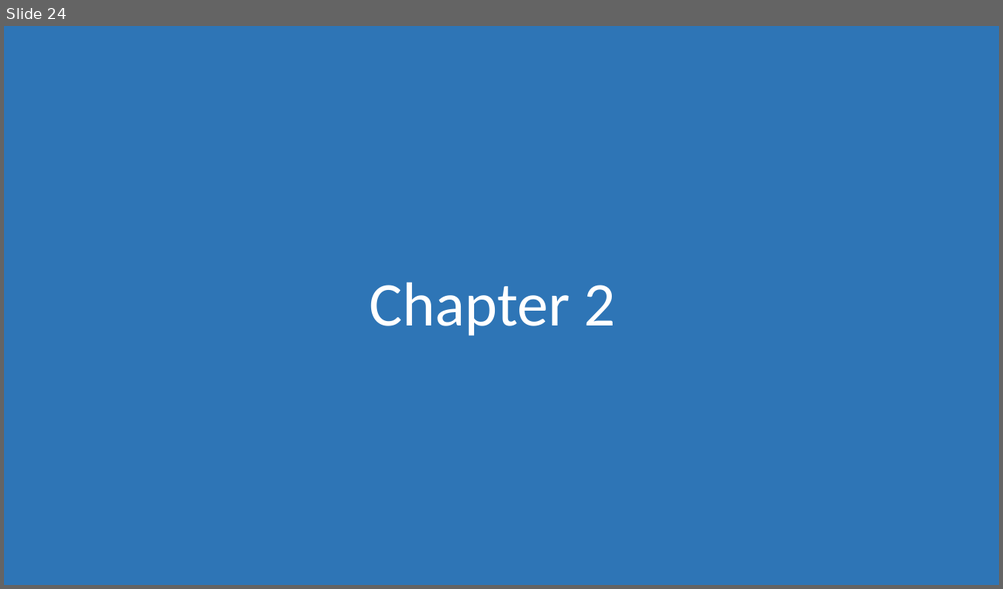
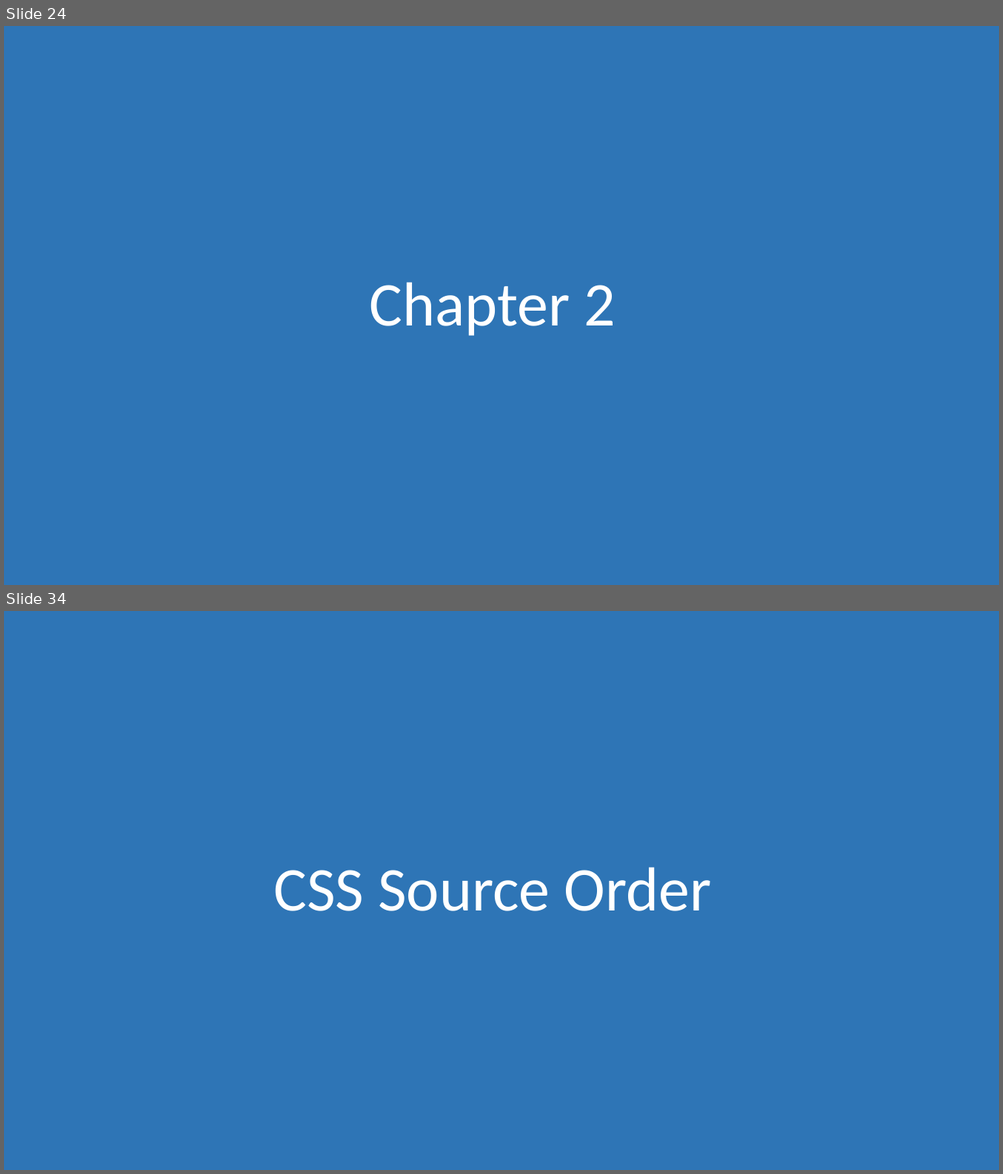
Before and after one commit to morkkis/PWD, a slide deck: presentations/Practical Web Dev.pptx. Shown one above the other, each under a label of ours: slide 24 before the commit, slides 24 and 34 after it; the slides between them are not shown. The pictures are 1003x589 and 1003x1174 pixels, drawn with LibreOffice and Linux fonts; fonts in the diff are those of the drawing. Boxes give left, top, right and bottom in pixels: in the first picture for what was removed or moved away, otherwise in the second. Text is boxed around its words. In the diff, an @@ line names an element or a change of style, - is before the commit and + after.

```diff
--- a/presentations/Practical Web Dev.pptx
+++ b/presentations/Practical Web Dev.pptx
@@ slide 34 added at <box>4,611,999,1170</box>, background #FFFFFF @@
@@ rectangle added at <box>4,611,999,1170</box>, fill #2E75B6 @@
@@ title added at <box>274,867,711,911</box>, 60 pt, text #FFFFFF @@
+CSS Source Order
```
Also in this commit, not shown: 21 other slides added, 12 other files.
